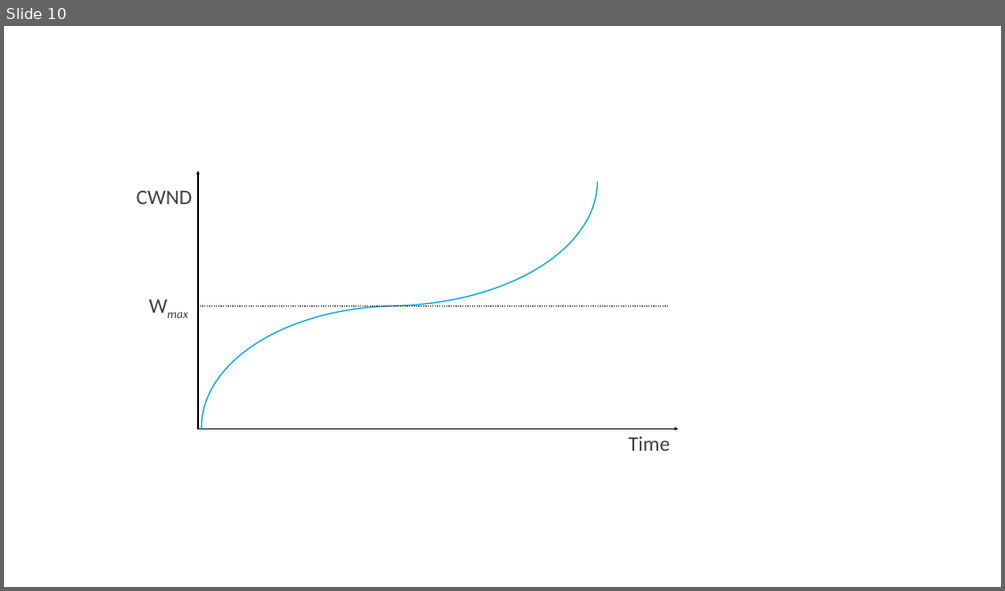
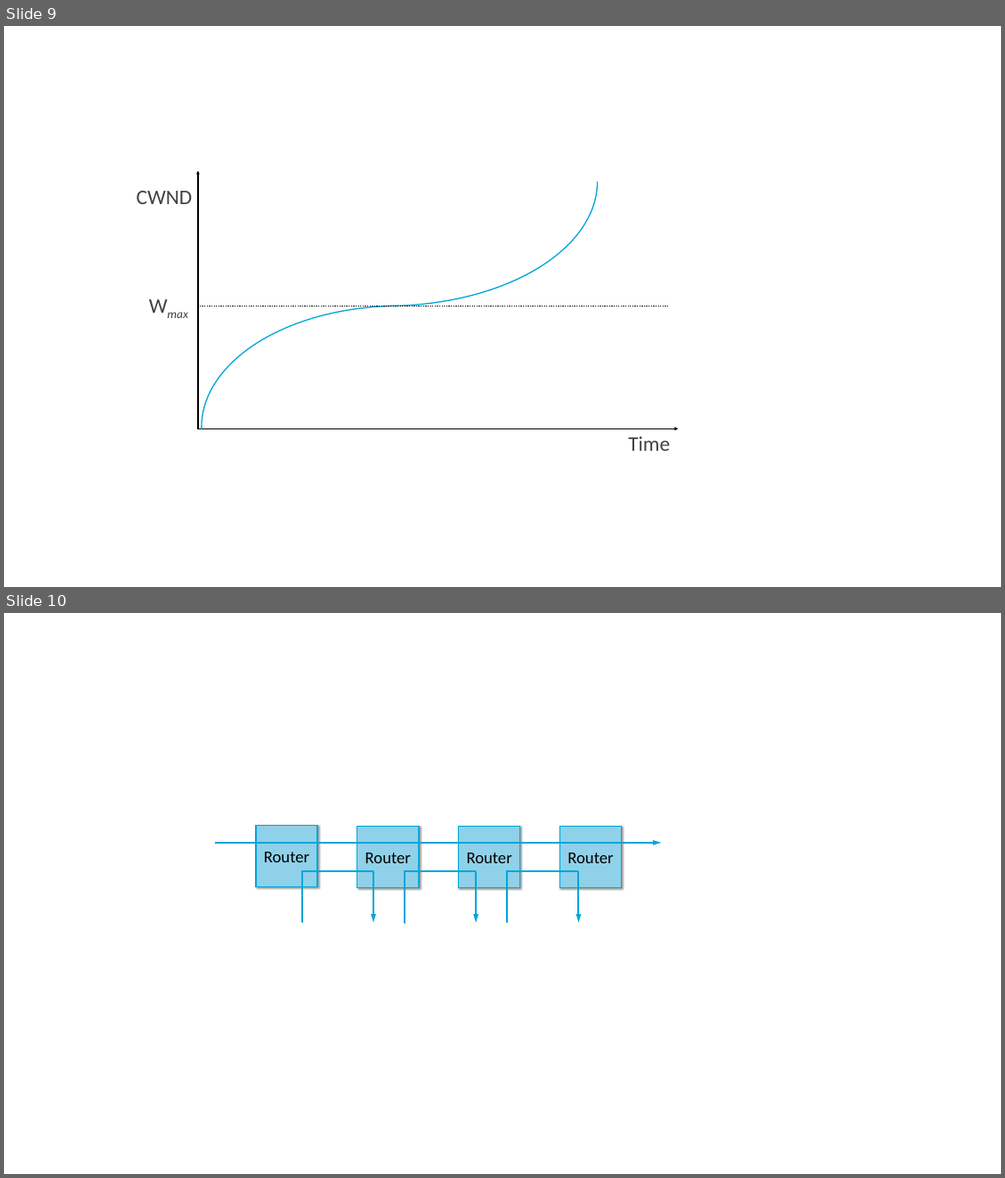
Before and after one commit to SystemsApproach/tcpcc, a slide deck: figures/Figure-sources.pptx. Shown one above the other, each under a label of ours: slide 10 before the commit, slides 9 and 10 after it. The pictures are 1005x591 and 1005x1178 pixels, drawn with LibreOffice and Linux fonts; fonts in the diff are those of the drawing. Boxes give left, top, right and bottom in pixels: in the first picture for what was removed or moved away, otherwise in the second. Text is boxed around its words. In the diff, an @@ line names an element or a change of style, - is before the commit and + after.

```diff
--- a/figures/Figure-sources.pptx
+++ b/figures/Figure-sources.pptx
@@ slide 10 added at (4, 613, 1001, 1174), background #FFFFFF @@
@@ rectangle added at (256, 826, 317, 887), fill #8FD1E9, outline #00A6DA 2.25 pt, 32 pt, text #000000 @@
+Router
@@ rectangle added at (357, 826, 419, 888), fill #8FD1E9, outline #00A6DA 2.25 pt, 32 pt, text #000000 @@
+Router
@@ rectangle added at (459, 826, 520, 888), fill #8FD1E9, outline #00A6DA 2.25 pt, 32 pt, text #000000 @@
+Router
@@ arrow added from (215, 843) to (661, 843), #00A6DA 3.25 pt @@
@@ rectangle added at (559, 827, 622, 888), fill #8FD1E9, outline #00A6DA 2.25 pt, 32 pt, text #000000 @@
+Router
@@ elbow line added from (302, 922) to (373, 871), #00A6DA 3.25 pt @@
@@ arrow added from (373, 871) to (373, 922), #00A6DA 3.25 pt @@
@@ elbow line added from (404, 923) to (476, 871), #00A6DA 3.25 pt @@
@@ arrow added from (476, 871) to (476, 923), #00A6DA 3.25 pt @@
@@ elbow line added from (507, 922) to (578, 871), #00A6DA 3.25 pt @@
@@ arrow added from (578, 871) to (578, 922), #00A6DA 3.25 pt @@
@@ what was slide 10 is now slide 9 @@
```
Also in this commit, not shown: 5 slides changed, 1 slide removed, 13 other files.
